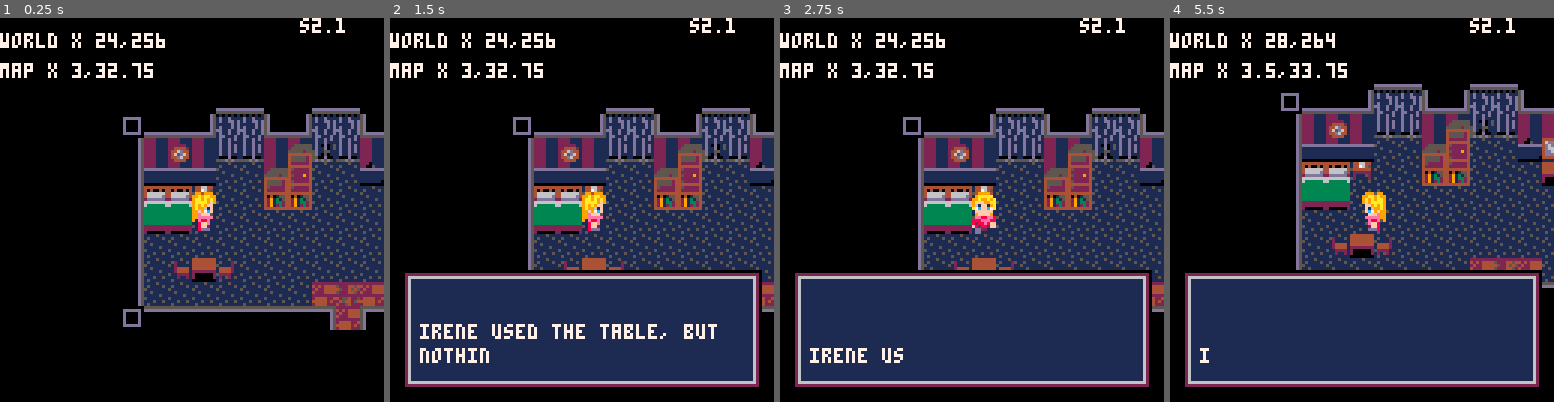
Above: before the commit, frames 1-4 (left to right).
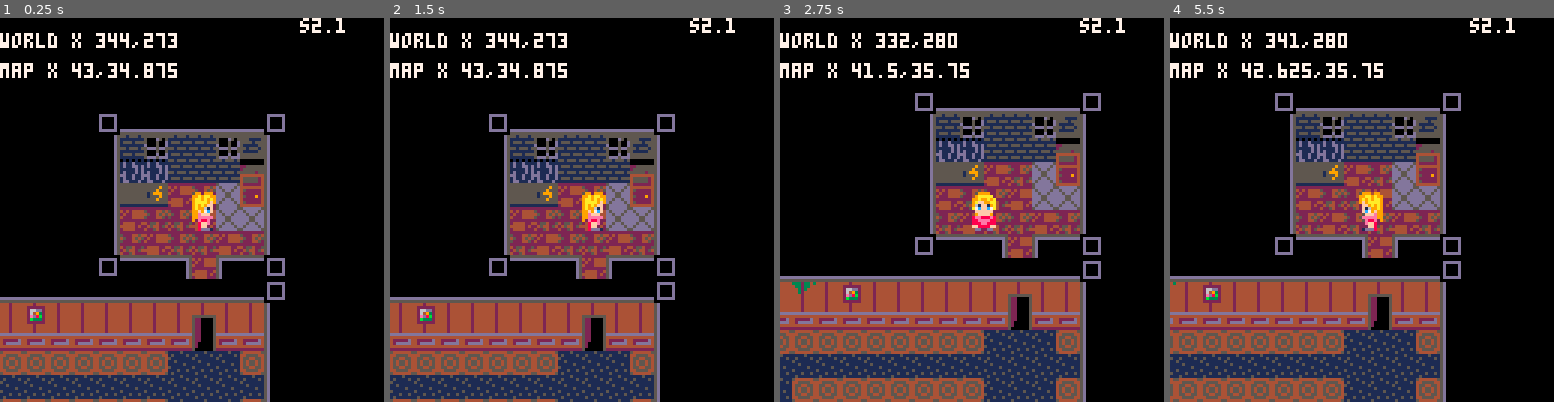
Above: after the commit, the same moments.

Repository: SuperIzzo/of-ineffable-nature
Game: PICO-8 cartridge spookymanor.p8
The game is run twice, just before and just after one commit, with the same random seed, the same clock (stepped at 60 frames per second) and the same inputs.
Inputs:
- Up to frame 1 (0.25 s): no input
- Up to frame 2 (1.5 s): tap O (Z key) at 0.33, 0.7, 1.43 s; tap X (X key) at 1.07 s
- Up to frame 3 (2.75 s): hold Left 1.97-2.37 s; tap X (X key) at 2.07, 2.4, 2.73 s; tap O (Z key) at 2.22 s; hold Down from 2.42 s (still down)
- Up to frame 4 (5.5 s): release Down at 2.82 s; hold Right 2.87-3.53 s; tap X (X key) every 0.33 s from 3.07 to 5.4 s; tap O (Z key) at 3.1, 3.98, 4.87 s; hold Up 3.58-4.08 s; hold Right 4.13-4.53 s; hold Down 4.58-5.08 s; hold Left from 5.13 s (still down)

The runs differ from the first frame. In frame 1, 51% of the frame differs, in the area x 0-100%, y 3-100%; in frame 2, 55%; in frame 3, 52%; in frame 4, 55%.

Commit message:
first half flow done

Diff:
--- a/spookymanor.p8
+++ b/spookymanor.p8
@@ -48,8 +48,8 @@
 function _init()
 
     --mon = add_actor(38,328,1)
-    --pl = add_actor(208,330,0) --pixels
-    pl = add_actor(24,256,0) --pixels
+    pl = add_actor(344,273,0) --pixels
+    --pl = add_actor(24,256,0) --pixels
     pl.isplayer = true
 
     add_game_maps()
@@ -101,7 +101,7 @@
         if fade_screen_y >= 127 then
             wait(15)
 
-            -- On a death reset, skip the intro next time
+            -- on a death reset, skip the intro next time
             printh('nointro', '@clip')
 
             run()
@@ -307,7 +307,7 @@
 -- ########################################################################
 
 function actor_facing_entity(actor, e)
-	local action_dist = 8
+	local action_dist = 12
 	if( abs(actor.x - e.x) + abs(actor.x - e.x) > action_dist ) return false
 	if( actor.x < e.x and actor.dir == 3) return false
 	if( actor.x > e.x and actor.dir == 1) return false
@@ -756,7 +756,7 @@
 -- ########################################################################
 
 function add_ent_blocker(e, b)
-    e.bl = b
+    e.blocker = b
 end
 
 function add_ent_alt_sprite(e,s)
@@ -841,6 +841,9 @@
 
 function update_ent(e)
 
+    -- old function
+    if (true) return
+
     if (e.triggered) return
 
     -- collectable - static and drawing until player picks it up
@@ -856,6 +859,7 @@
     elseif e.type == 2 then
         if e.bl and e.bl.triggered then
             if dist(pl.x,pl.y,e.x,e.y) < 16 then
+                sfx(14, 0)
                 e.triggered = true
                 e.spr = e.spralt
             end
@@ -922,8 +926,10 @@
 
 	function door:on_use(actor)
 		if self.triggered then
+            sfx(14, 0)
 			self.triggered = false
 		elseif not self.blocker or self.blocker.triggered then
+            sfx(14, 0)
 			self.triggered = true
 		else
 			local msg = self.blocker.block_text or
@@ -1017,7 +1023,8 @@
 
     add_ent(area,	2,	34,		s_chair)
     local e = add_ent(area,	3,	34,		s_table)
-	e.on_use = action_text("irene used the table, but nothing happened")
+
+	e.on_use = action_text("irene attacked the table and hurt it_._._. emotionally")
 	e.on_attack = action_text("irene used the table, but nothing happened")
 
     add_ent(area,	4,	34,		s_chair, false, false, true)
@@ -1085,10 +1092,95 @@
 function add_area_f1_storage()
 	local area = add_map_area(        39,30,46,39,    39,30,46,36)
 
-	add_ent(area, 41, 33,		s_generator)
-	add_ent(area, 45, 33,		s_cupboard)
+	f1_fuse_cupboard = add_ent(area, 45, 33,		s_cupboard)
+
+    function f1_fuse_cupboard:on_use(actor)
+        if not self.triggered then
+            sfx(8, 0)
+			self.triggered = true
+
+            text_add("okay, now i can use these fuses on the generators in the house. ____ i need to get the power back up and running__.__.__.__ damn storm!")
+		end
+
+		return true
+	end
+
+    f1_generator = add_ent(area, 41, 33,		s_generator)
+    add_ent_blocker(f1_generator, f1_fuse_cupboard)
+
+    function f1_generator:on_use(actor)
+
+        if self.blocker then
+            if not self.triggered then
+                if self.blocker.triggered then
+                    sfx(8, 0)
+                    self.triggered = true
+
+                    -- adding fuel
+                    if current_flow_state == 4 then
+                        text_for_flow_4_generator_fueled()
+
+                    else
+                        text_add("sweet!___ h_m_m_m___ doesn't appear to be working__.__.__._____ ah yes, probably needs some fuel. ____ i think there was some upstairs in the room being constructed.")
+                    end
+                else
+                    text_add("i need the fuses in the cupboard just over there to get this running.")
+                end
+            end
+		end
+
+		return true
+	end
 
 	return area
+end
+
+function add_area_f2_construction_a()
+    local area = add_map_area(14,4,23,10,    	14,4,23,10)
+
+    f2_construction_fuel_cupboard = add_ent(area, 15, 7, s_cupboard)
+
+    function f2_construction_fuel_cupboard:on_use(actor)
+        if not self.triggered then
+            sfx(8, 0)
+			self.triggered = true
+
+            text_add("not where i expected it to be but okay.___ now lets finally get those lights back on_._._.___ i should power this floor and the lower floor first.")
+		end
+
+		return true
+	end
+
+
+
+    return area
+end
+
+function add_area_f2_construction_b()
+    local area = add_map_area(24,4,38,10,    	24,4,38,10)
+
+    f2_generator = add_ent(area, 37, 7,		s_generator)
+    add_ent_blocker(f2_generator, f2_construction_fuel_cupboard)
+
+    function f2_generator:on_use(actor)
+
+        if self.blocker then
+            if not self.triggered then
+                if self.blocker.triggered then
+                    sfx(8, 0)
+                    self.triggered = true
+
+                    text_for_flow_4_generator_fueled()
+                else
+                    text_add("i need to find the fuel first_._._.___ should be somewhere around here.")
+                end
+            end
+		end
+
+		return true
+	end
+
+    return area
 end
 
 function add_game_maps()
@@ -1131,8 +1223,8 @@
 	local f2_bedroom1			= add_map_area(0,6,4,10,    			0,6,4,10)
 	local f2_bedroom2			= add_map_area(9,6,13,10,    		9,6,13,10)
 	local f2_livingroom			= add_map_area(6,18,16,24,    	6,18,16,24)
-	local f2_construction_a	= add_map_area(14,4,23,10,    	14,4,23,10)
-	local f2_construction_b	= add_map_area(24,4,38,10,    	24,4,38,10)
+	local f2_construction_a	= add_area_f2_construction_a()
+	local f2_construction_b	= add_area_f2_construction_b()
 	local f2_peaceroom		= add_map_area(39,4,46,10,    	39,4,46,10)
 	local f2_office					= add_map_area(38,18,46,24,   	38,18,46,24)
 
@@ -1175,14 +1267,24 @@
 --                          flow functions     start
 -- ########################################################################
 
--- Used for blocking entry at the start
+function text_for_flow_4_generator_fueled()
+    if f1_generator.triggered and not f2_generator.triggered then
+        text_add("why did i fuel this one first?____ the mind works in mysterious ways_._._._")
+    elseif not f1_generator.triggered and f2_generator.triggered then
+        text_add("ugh__, this fuel stinks!___ now to fuel the one below.")
+    elseif f1_generator.triggered and f2_generator.triggered then
+        text_add("now that the generators up here are running, i need to activate the basement one to stabilise these!")
+    end
+end
+
+-- used for blocking entry at the start
 flow_blocker_timer = 0
 
 flow_states = {}
 current_flow_state = 1
 
--- 1 = Bedroom wakeup (no player control)
--- 2 = Go to the storage for a fuse
+-- 1 = bedroom wakeup (no player control)
+-- 2 = go to the storage for a fuse
 
 function can_flow_render()
     if current_flow_state == 1 then
@@ -1239,7 +1341,7 @@
     end
 
     if flow_states[current_flow_state].frametime > 270 then
-        --Reached the end of flow 1
+        --reached the end of flow 1
         flow_states[current_flow_state].stage += 1
     end
 end
@@ -1248,7 +1350,7 @@
 end
 
 function flow_2_init()
-    -- As we can skip the intro on a death, init ambience if done so
+    -- as we can skip the intro on a death, init ambience if done so
     flow_init_ambience(true)
 
 
@@ -1261,10 +1363,16 @@
 end
 function flow_2_update()
 
-    -- Unlocking the bedroom door when getting near
+    -- unlocking the bedroom door when getting near
     if not f1_bedroom_door.triggered then
         if (dist(pl.x,pl.y, 72,281) < 16) f1_bedroom_door.triggered = true
     end
+
+    -- we're done on this stage once we've fused up the first generator
+    if f1_generator.triggered then
+        flow_states[current_flow_state].stage += 1
+    end
+
 end
 function flow_2_exit()
 
@@ -1276,49 +1384,68 @@
 function flow_3_init()
 
     -- 2nd to 1st floor
-    add_teleporter(25,19, 27,19,  26,43, false)
+    add_teleporter(25,19, 27,19,  31,43, false)
 
     -- 1st to 2nd floor
-    add_teleporter(30,45, 32,45,  75,19, false)
+    add_teleporter(30,45, 32,45,  26,17, false)
+
+    -- 1st to ground floor BLOCKER
+    add_teleporter(25,44, 27,44,  26,42, true, true, "i needed to find that battery on the floor above_._._.")
+
+end
+function flow_3_update()
+
+    -- We're done when we have the fuel
+    if f2_construction_fuel_cupboard.triggered then
+        flow_states[current_flow_state].stage += 1
+    end
+
+end
+function flow_3_exit()
+
+    -- remove ground blocking to change the text
+    remove_teleporter(25,44)
+end
+
+function flow_4_init()
+
+    -- 1st to ground floor BLOCKER
+    add_teleporter(25,44, 27,44,  26,42, true, true, "i have the fuel, need to put it on the generators up here_._._.")
+
+    f1_generator.triggered = false
+
+end
+function flow_4_update()
+
+
+    -- We're done when we have the fuel in both generators
+    if f1_generator.triggered and f2_generator.triggered then
+        flow_states[current_flow_state].stage += 1
+    end
+
+end
+function flow_4_exit()
+    -- remove the ground blocker
+    remove_teleporter(25,44)
+end
+
+function flow_5_init()
+
+end
+function flow_5_update()
+
+end
+function flow_5_exit()
+
+    -- remove ground blocking
+    remove_teleporter(25,44)
+
+end
+
+function flow_6_init()
 
     -- 1st to ground floor
-    add_teleporter(25,44, 27,44,  31,42, true, true, "i needed to find that battery on the floor above_._._.")
-
-end
-function flow_3_update()
-
-end
-function flow_3_exit()
-
-end
-
-function flow_4_init()
-
-end
-function flow_4_update()
-
-end
-function flow_4_exit()
-
-end
-
-function flow_5_init()
-
-end
-function flow_5_update()
-
-end
-function flow_5_exit()
-
-    -- Remove ground blocking
-    remove_teleporter(25,44)
-
-end
-
-function flow_6_init()
-
-    -- 1st to ground floor
-    add_teleporter(25,44, 27,44,  26,17, false)
+    add_teleporter(25,44, 27,44,  75,19, false)
 
     -- ground to 1st floor
     add_teleporter(74,21, 76,21,  31,43, false)
@@ -1351,7 +1478,8 @@
 function add_flow_state(init,update,exit)
     local f = {}
 
-    f.stage = 0
+    f.stage = 0 -- external stage - init, update, exit
+    f.stage_internal = 0 -- for internal stage pacing
 
     f.func_init = init
     f.func_update = update
Not shown, changed: the sound effects (__sfx__) section of spookymanor.p8
